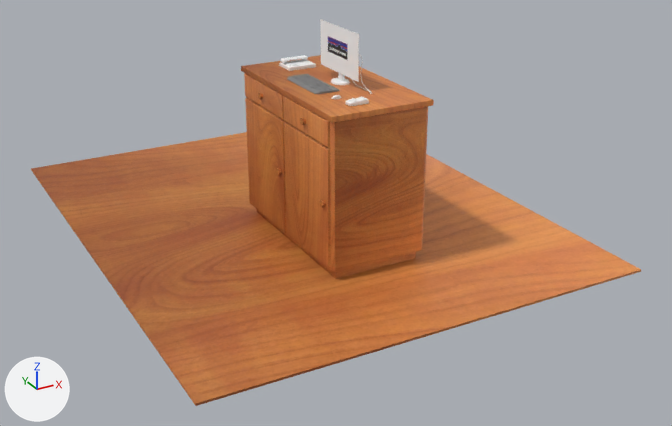
Before and after pictures for a commit that changed the FBX model bin/models/ModelsMall/SalaPatagonia/CajaCobroPatagonia.fbx.
Rendered twice from a camera (50 mm lens) standing at (-13.34, -0.37, 5.83) and looking at (-10.46, 4.87, 3.21). Arrows for +X, +Y and +Z are at lower left; the lights stay in place. Where no turn or scale is listed for an object, it has been applied to the vertices.

Before the edit, the objects in view are built like this:
```python
me_mesh_022 = bpy.data.meshes.new('Mesh.022')
me_mesh_022.from_pydata(...)  # 68 vertices, 118 faces; spans x -2.451..-1.742, y -0.92..0.389, z 0.002..1.102
me_mesh_022.materials.append(mat_material_020)  # picture img_woodtex_jpg
me_mesh_028 = bpy.data.meshes.new('Mesh.028')
me_mesh_028.from_pydata(...)  # 1382 vertices, 2224 faces; spans x -2.26..-2.014, y -0.8..0.264, z 1.102..1.155
me_mesh_028.materials.append(mat_material_018)  # picture img_whitetex_jpeg
me_mesh_029 = bpy.data.meshes.new('Mesh.029')
me_mesh_029.from_pydata(...)  # 8 vertices, 10 faces; spans x -3.65..-0.62, y -2.09..1.65, z 0.0..0.01
me_mesh_029.materials.append(mat_material_011)  # picture img_woodtex_jpg
ob_dianhuapos = bpy.data.objects.new('dianhuaPOS', me_mesh_028)
ob_dianhuapos.location = (-8.437, 5.063, 3.081)
ob_ditan = bpy.data.objects.new('ditan', me_mesh_029)
ob_ditan.location = (-8.437, 5.449, 3.081)
ob_zhuozi_dalishi = bpy.data.objects.new('zhuozi_dalishi', me_mesh_022)
ob_zhuozi_dalishi.location = (-8.437, 5.063, 3.081)
# also in view: 'diannao_pingmu' at (-10.5, 4.76, 4.4); 'zhuozi_mutou' at (-10.54, 4.8, 3.66)
```
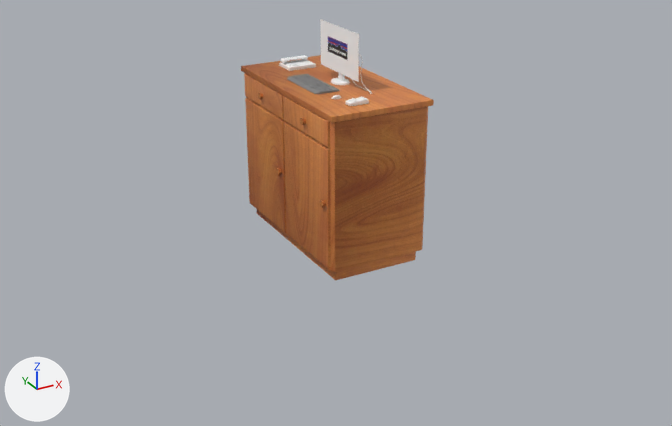
What the commit changed:
Object 'ditan' (ob_ditan) is deleted.

Location of each change, [x1, y1, x2, y2] in pixels of the pictures (672 x 426 px):
'ditan', deleted (orange)
    before: [31, 132, 641, 406]
